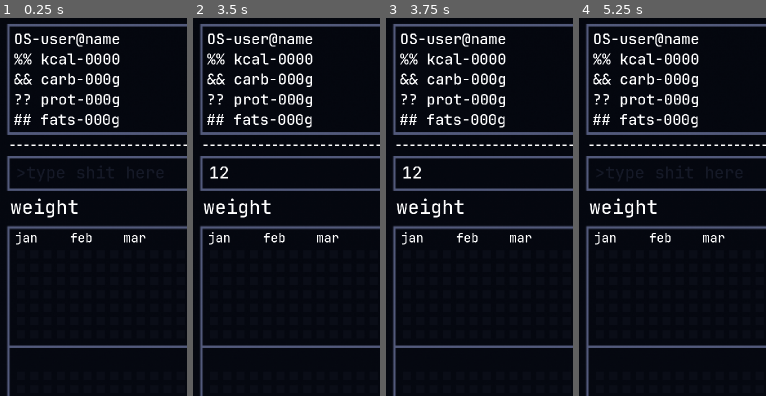
Above: before the commit, frames 1-4 (left to right).
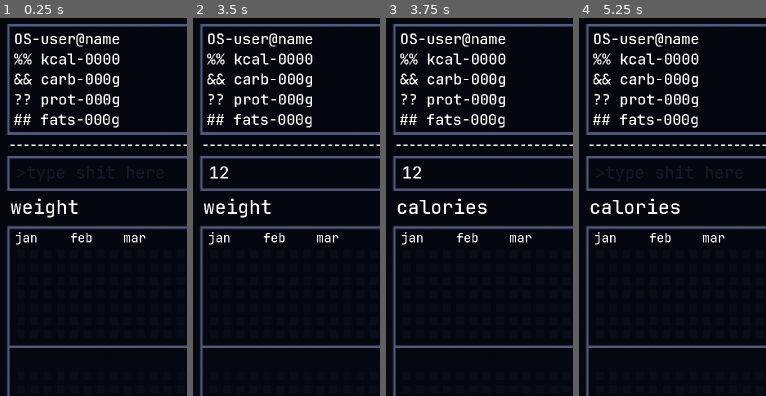
Above: after the commit, the same moments.

Repository: Kono-o/KonOS
Game: Godot game, scene res://scenes/app.tscn
The game is run twice, just before and just after one commit, with the same random seed, the same clock (stepped at 60 frames per second) and the same inputs.
Inputs (mouse positions are % of the whole screen's width and height, from its top left):
- Up to frame 1 (0.25 s): no input
- Up to frame 2 (3.5 s): click (52, 22) at 0.52 s; type "12" at 0.6 s; click (69, 64) at 1.25 s; click (69, 64) at 2 s; click (69, 64) at 2.75 s
- Up to frame 3 (3.75 s): click (77, 64) at 3.5 s
- Up to frame 4 (5.25 s): click (85, 64) at 4.25 s; tap Enter (enter) at 5 s; move the mouse to (73, 45) at 5.02 s; press the mouse at (73, 45) at 5.03 s
The pictures show only the part of the screen within x 0-50%, y 1-51%; the shares and areas given below are measured in that part.

Frames 1-2 are identical in both runs. In frame 3, 0.7% of the frame differs, in the area x 5-55%, y 47-53%; in frame 4, 0.7%.

Commit message:
android build

Diff:
--- a/scripts/top-box.gd
+++ b/scripts/top-box.gd
@@ -27,10 +27,9 @@
 
 const HABIT_SIZE =  YEAR_SIZE*32
 
-var swipeLength = 50
+var swipeLength = 60
 var startPos: Vector2
-var curPos: Vector2
-var threshold = 10
+var swipeThreshold = 40
 var swiping = false
 
 var yearLine = "----------------------------------------------------"
@@ -323,14 +322,14 @@
 
 	if Input.is_action_pressed("touch"):
 		if swiping:
-			curPos = get_global_mouse_position()
-			if startPos.distance_to(curPos) >= swipeLength:
-				if abs(startPos.y-curPos.y) <= threshold:
-					if startPos.x < curPos.x:
+			var currentPos = get_global_mouse_position()
+			if startPos.distance_to(currentPos) >= swipeLength:
+				if abs(startPos.y-currentPos.y) <= swipeThreshold:
+					if startPos.x < currentPos.x:
 						change_habitSlot(0)
-					if startPos.x > curPos.x:
+					if startPos.x > currentPos.x:
 						change_habitSlot(1)
-					swiping = false
+				swiping = false
 
 func terminal_updateUser(nN):
 	username = nN.substr(0,14)
Not shown, changed: export/konOS.apk
Not shown, changed: export/konOS.apk.idsig
